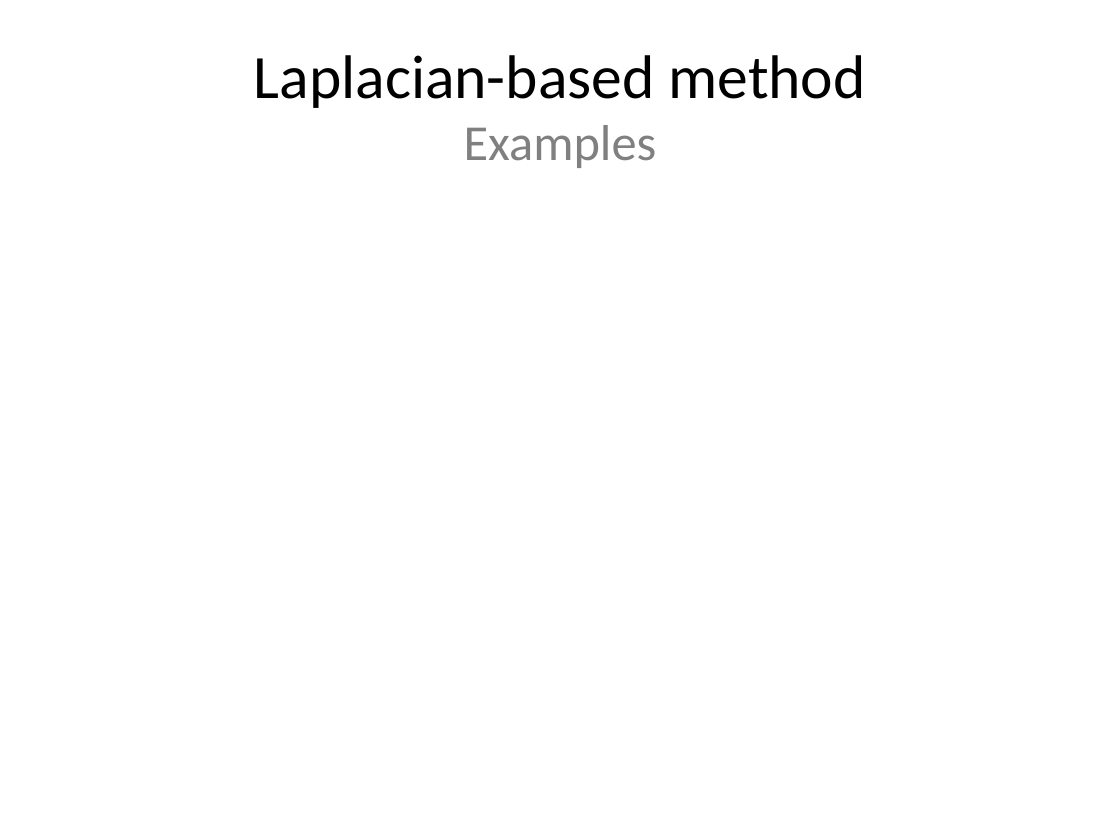
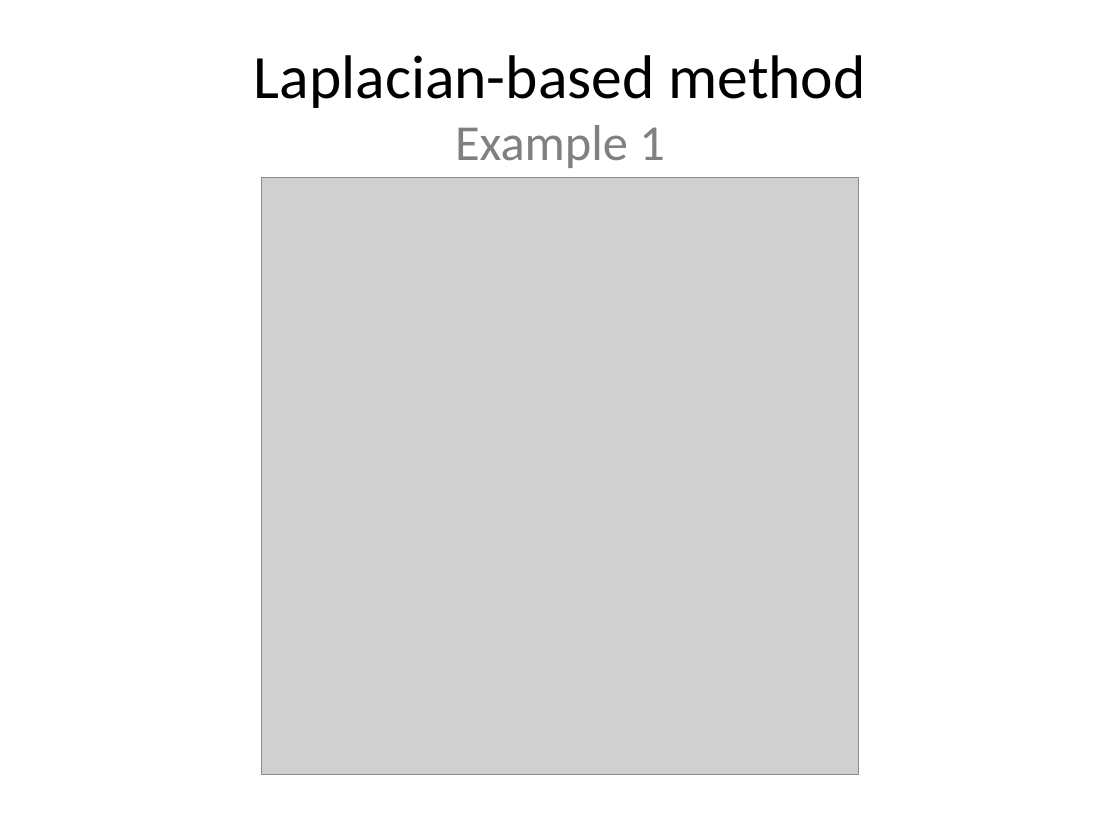
Before and after one commit to leoninnovate/6.344-Project, a slide deck: slide 19 of docs/presentation/presentation.pptx (slide 8 before the commit). Drawn at 1120x840 pixels with LibreOffice and Linux fonts; fonts in the diff are those of the drawing; grey boxes stand for pictures. Boxes give left, top, right and bottom in pixels: in the first picture for what was removed or moved away, otherwise in the second. Text is boxed around its words. In the diff, an @@ line names an element or a change of style, - is before the commit and + after.

```diff
--- a/docs/presentation/presentation.pptx
+++ b/docs/presentation/presentation.pptx
@@ title at [254, 55, 866, 168]: text changed @@
-Laplacian-based method
-Examples
+Laplacian-based method
+Example 1
@@ picture added at [261, 177, 858, 774] @@
```
Also in this commit, not shown: 2 other slides changed, 19 slides added, 1 slide removed, 5 other files.
